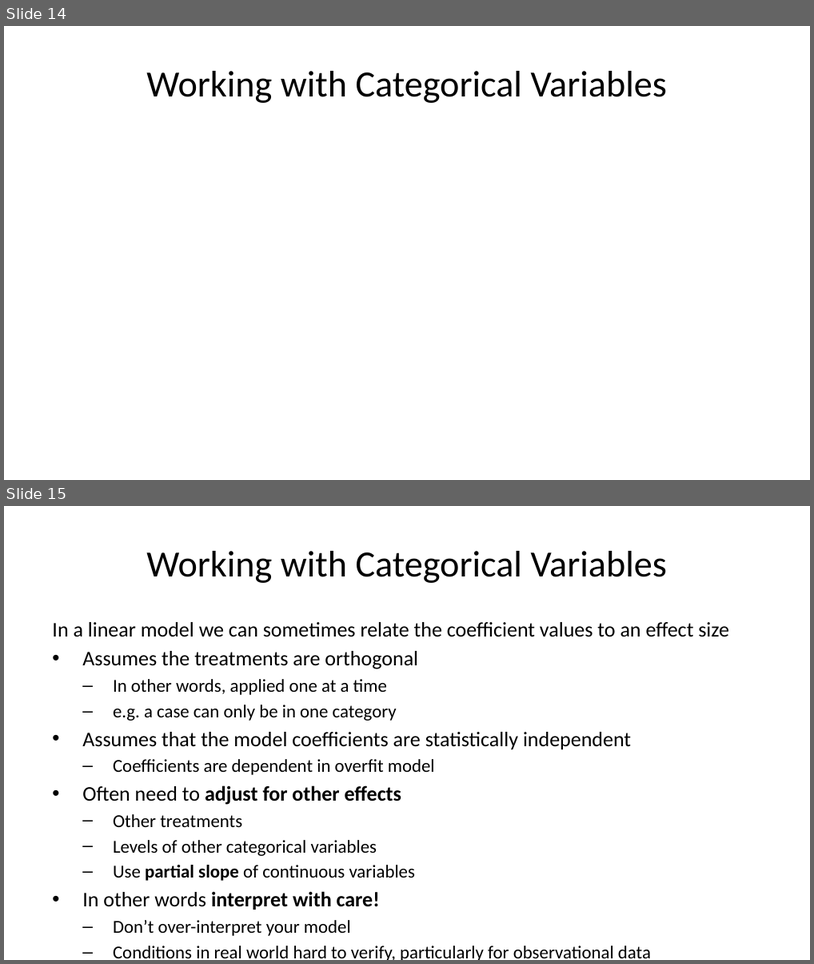
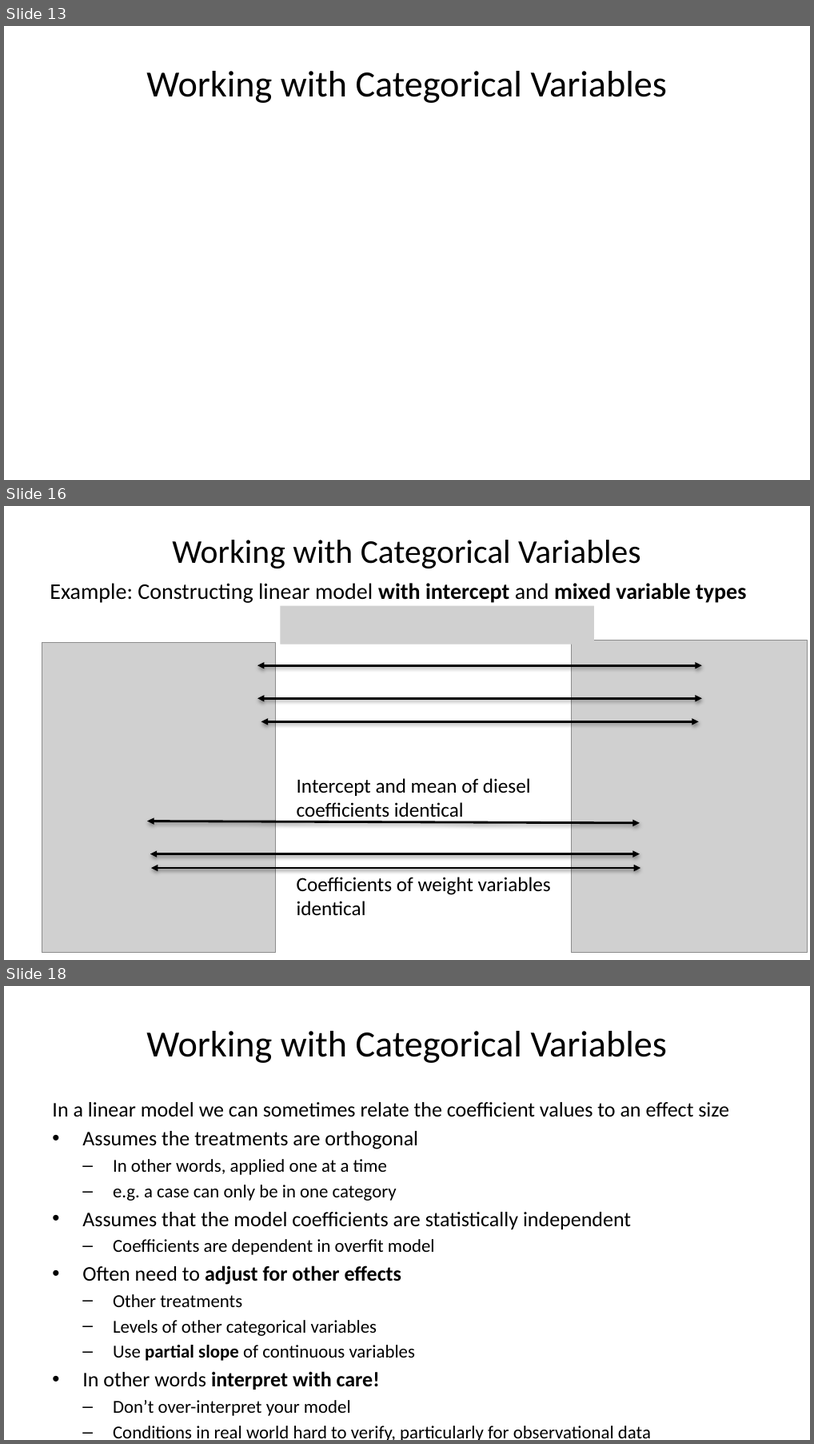
Before and after one commit to StephenElston/CSCI-E-83, a slide deck: LectureSlides/09_GeneralizingTheLinearModel.pptx. Shown one above the other, each under a label of ours: slides 14 and 15 before the commit, slides 13, 16 and 18 after it; the slides between them are not shown. The pictures are 814x964 and 814x1444 pixels, drawn with LibreOffice and Linux fonts; fonts in the diff are those of the drawing; grey boxes stand for pictures. Boxes give left, top, right and bottom in pixels: in the first picture for what was removed or moved away, otherwise in the second. Text is boxed around its words. In the diff, an @@ line names an element or a change of style, - is before the commit and + after.

```diff
--- a/LectureSlides/09_GeneralizingTheLinearModel.pptx
+++ b/LectureSlides/09_GeneralizingTheLinearModel.pptx
@@ slide 16 added at (x1=4, y1=506, x2=810, y2=960), background #FFFFFF @@
@@ title added at (x1=172, y1=540, x2=642, y2=568), 29.7 pt, text #000000 @@
+Working with Categorical Variables
@@ text added at (x1=50, y1=583, x2=746, y2=603), 20 pt, text #000000 @@
+Example: Constructing linear model with intercept and mixed variable types
@@ picture added at (x1=281, y1=606, x2=594, y2=644) @@
@@ picture added at (x1=42, y1=642, x2=276, y2=952) @@
@@ picture added at (x1=572, y1=640, x2=807, y2=952) @@
@@ double arrow added from (258, 666) to (702, 666), #000000 2 pt @@
@@ double arrow added from (258, 698) to (702, 698), #000000 2 pt @@
@@ double arrow added from (262, 721) to (699, 721), #000000 2 pt @@
@@ text added at (x1=297, y1=778, x2=531, y2=822), 18 pt, text #000000 @@
+Intercept and mean of diesel coefficients identical
@@ double arrow added from (147, 820) to (640, 823), #000000 2 pt @@
@@ double arrow added from (150, 853) to (640, 853), #000000 2 pt @@
@@ double arrow added from (151, 868) to (641, 868), #000000 2 pt @@
@@ text added at (x1=297, y1=876, x2=551, y2=915), 18 pt, text #000000 @@
+Coefficients of weight variables identical
@@ what was slide 14 is now slide 13 @@
@@ what was slide 15 is now slide 18 @@
```
Also in this commit, not shown: 7 slides changed, 16 other slides added, 15 slides removed.
